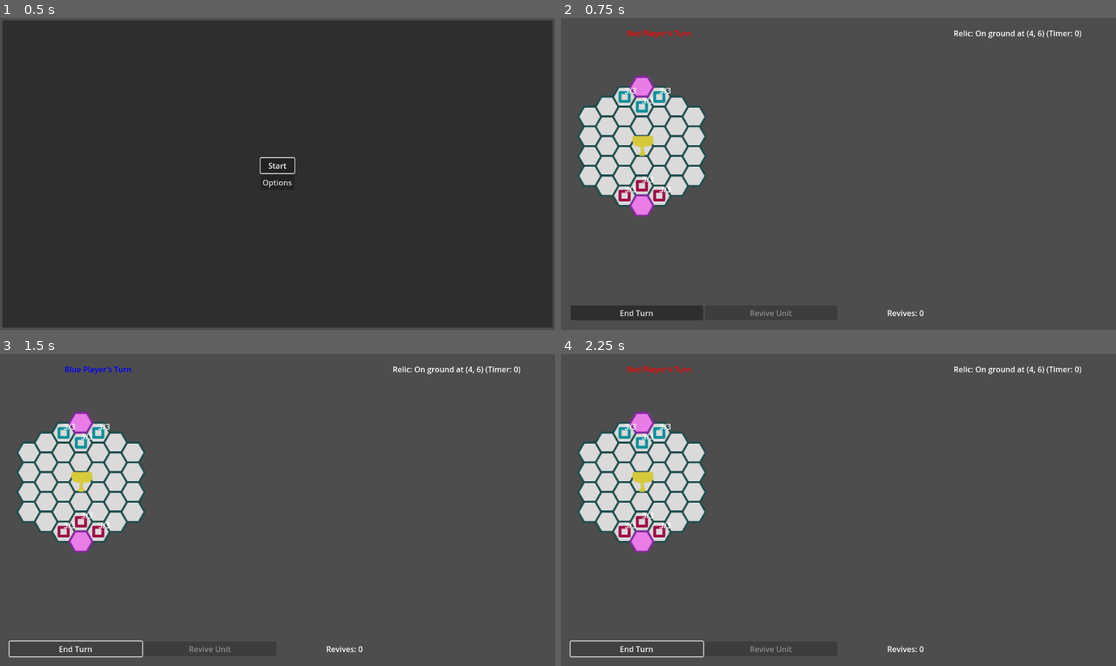
Above: before the commit, frames 1-4 (two rows, left to right).
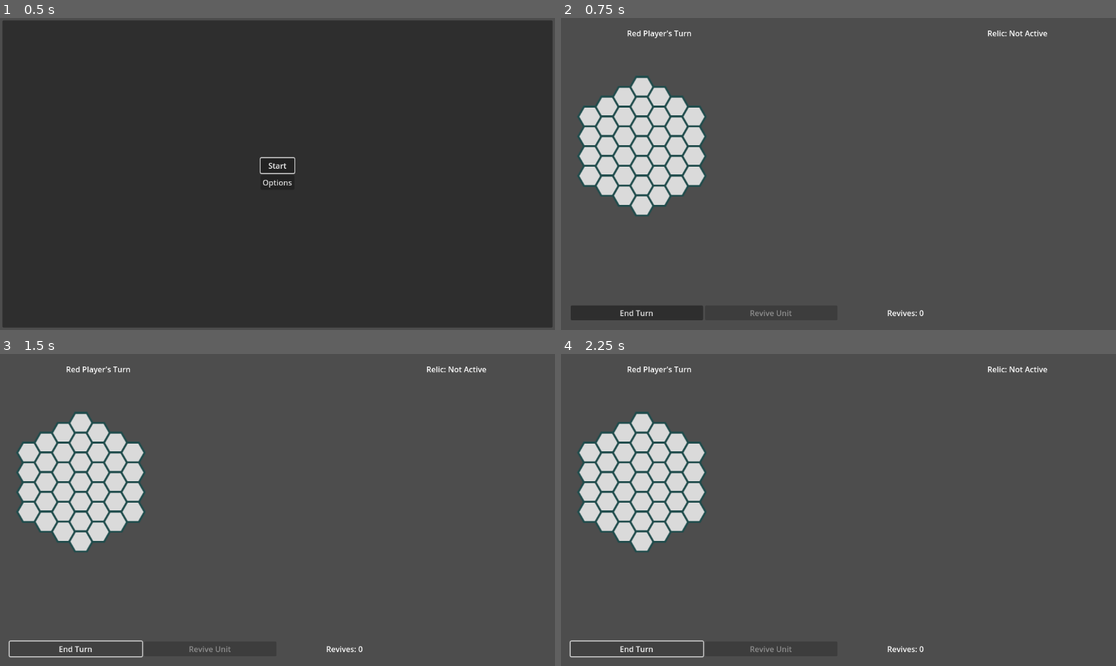
Above: after the commit, the same moments.

Repository: dokumor8/cursed_football
Game: Godot game, scene res://scenes/ui/main_menu.tscn
The game is run twice, just before and just after one commit, with the same random seed, the same clock (stepped at 60 frames per second) and the same inputs.
Inputs:
- Up to frame 1 (0.5 s): no input
- Up to frame 2 (0.75 s): click "Start" at 0.5 s
- Up to frame 3 (1.5 s): click "End Turn" at 1.25 s
- Up to frame 4 (2.25 s): click "End Turn" at 2 s

Frame 1 is identical in both runs. In frame 2, 1.5% of the frame differs, in the area x 10-94%, y 4-64%; in frame 3, 1.6%; in frame 4, 1.5%.
Error after the commit: Invalid access to property or key 'INITIAL_RELIC_POSITION' on a base object of type 'Nil'. (res://scripts/game/game_scene.gd:12)

Commit message:
Cleanup and preparation

Diff:
--- a/project.godot
+++ b/project.godot
@@ -15,6 +15,11 @@
 config/features=PackedStringArray("4.5", "GL Compatibility")
 config/icon="res://icon.svg"
 
+[autoload]
+
+GS="*res://scripts/game/game_state.gd"
+GC="*res://scripts/config/GameConstants.gd"
+
 [rendering]
 
 renderer/rendering_method="gl_compatibility"
--- a/scenes/game/unit.tscn
+++ b/scenes/game/unit.tscn
@@ -1,12 +1,22 @@
-[gd_scene load_steps=3 format=3 uid="uid://jycyc168htcb"]
+[gd_scene load_steps=2 format=3 uid="uid://jycyc168htcb"]
 
 [ext_resource type="Script" uid="uid://cajveesniluhk" path="res://scripts/game/unit.gd" id="2_ctwoc"]
-[ext_resource type="Texture2D" uid="uid://ci6okyab3w8dr" path="res://assets/images/objects/unit_red.png" id="2_s6378"]
 
 [node name="Unit" type="Node2D" groups=["units"]]
 script = ExtResource("2_ctwoc")
 
 [node name="Sprite2D" type="Sprite2D" parent="."]
-# Texture will be set in code based on conflict_side
-# This texture is just for editor visibility
-texture = ExtResource("2_s6378")
+
+[node name="HPLabel" type="Label" parent="."]
+anchors_preset = 8
+anchor_left = 0.5
+anchor_top = 0.5
+anchor_right = 0.5
+anchor_bottom = 0.5
+offset_left = -20.0
+offset_top = -11.5
+offset_right = 20.0
+offset_bottom = 11.5
+grow_horizontal = 2
+grow_vertical = 2
+size_flags_horizontal = 4
--- a/scenes/game/unit_selection.tscn
+++ b/scenes/game/unit_selection.tscn
@@ -1,7 +1,7 @@
 [gd_scene load_steps=3 format=3 uid="uid://cmqerym0l41j1"]
 
-[ext_resource type="Texture2D" uid="uid://clmf3qpkkyp7s" path="res://images/unit_highlight.png" id="1_2tafg"]
-[ext_resource type="Script" uid="uid://lye14jpm20yx" path="res://unit_selection.gd" id="1_op7d0"]
+[ext_resource type="Texture2D" uid="uid://clmf3qpkkyp7s" path="res://assets/images/ui/unit_highlight.png" id="1_2tafg"]
+[ext_resource type="Script" uid="uid://lye14jpm20yx" path="res://scripts/game/unit_selection.gd" id="1_op7d0"]
 
 [node name="UnitSelection" type="Node2D"]
 script = ExtResource("1_op7d0")
--- a/scripts/game/game_scene.gd
+++ b/scripts/game/game_scene.gd
@@ -1,7 +1,4 @@
 extends Node2D
-
-# Preload GameConstants to access its static members
-const GC = preload("res://scripts/config/GameConstants.gd")
 
 @onready var terrain_layer: TileMapLayer = $TileMapLayer
 @onready var highlight_layer: TileMapLayer = $HighlightLayer
@@ -15,7 +12,6 @@
 var relic_position: Vector2i = GC.INITIAL_RELIC_POSITION  # Center of map
 var relic_holder: Unit = null  # Which unit is holding the relic
 
-
 var start_locations_1: Array[Vector2i] = GC.RED_SPAWN_POSITIONS
 var home_location_1 = GC.RED_GOAL_POSITION
 var start_locations_2: Array[Vector2i] = GC.BLUE_SPAWN_POSITIONS
@@ -52,7 +48,6 @@
 var game_over_menu: PopupPanel = null
 
 
-
 # Called when the node enters the scene tree for the first time.
 func _ready() -> void:
 
@@ -163,7 +158,7 @@
     previous_holder.drop_relic()
 
     # New holder takes the relic with current global timer
-    new_holder.transfer_relic(relic_timer)
+    new_holder.become_relic_holder(relic_timer)
     relic_holder = new_holder
 
     # Update relic status UI
--- /dev/null
+++ b/scripts/game/game_state.gd
@@ -0,0 +1,12 @@
+extends Node
+
+
+var game_state: Dictionary = {
+    "units": [
+    ],
+    "relic_timer": 0,
+    "relic_taken": false,
+    "red_revives": 0,
+    "blue_revives": 0,
+    "currently_turn_of_player": "red"
+}
--- a/scripts/game/unit.gd
+++ b/scripts/game/unit.gd
@@ -1,7 +1,5 @@
 class_name Unit
 extends Node2D
-
-const GC = preload("res://scripts/config/GameConstants.gd")
 
 @export var conflict_side: int = 1
 @export var grid_position: Vector2i
@@ -18,7 +16,7 @@
 var is_relic_holder: bool = false
 
 @onready var sprite: Sprite2D = $Sprite2D
-@onready var hp_label: Label
+@onready var hp_label: Label = $HPLabel
 
 # Called when the node enters the scene tree for the first time.
 func _ready() -> void:
@@ -31,9 +29,7 @@
     movement_left = speed
     # Initialize HP
     current_hp = max_hp
-
-    # Create HP label
-    _create_hp_label()
+    # Fill HP label
     _update_hp_label()
 
 # Reset movement and attack status at start of player's turn
@@ -72,6 +68,7 @@
     is_relic_holder = true
     _update_relic_sprite()
     apply_relic_effects(timer)
+    # Unit is stunned on the same turn it becomes a relic holder
     movement_left = 0
     print("Unit became relic holder with timer:", timer)
 
@@ -102,35 +99,14 @@
 
     print("Relic holder effects: timer=", timer, ", speed=", movement_left, ", attack=", attack_power)
 
-# Transfer relic from another unit (for stealing) - timer passed from game scene
-func transfer_relic(timer: int) -> void:
-    is_relic_holder = true
-    _update_relic_sprite()
-    apply_relic_effects(timer)
-    movement_left = 0
-    print("Relic transferred to unit. Global timer:", timer)
-
 # Drop relic (when unit dies or otherwise loses relic)
 func drop_relic() -> void:
     is_relic_holder = false
     _update_relic_sprite()
     # Reset to normal stats
     movement_left = speed
-    attack_power = 1
+    attack_power = GC.UNIT_ATTACK_POWER
     print("Unit dropped relic")
-
-
-func _create_hp_label() -> void:
-    # Create a label to show HP above the unit
-    hp_label = Label.new()
-    hp_label.name = "HPLabel"
-    hp_label.horizontal_alignment = HORIZONTAL_ALIGNMENT_CENTER
-    hp_label.vertical_alignment = VERTICAL_ALIGNMENT_CENTER
-    hp_label.position = Vector2(0, -25)  # Position above the unit
-    hp_label.add_theme_font_size_override("font_size", 16)
-    hp_label.add_theme_color_override("font_color", Color.WHITE)
-    add_child(hp_label)
-
 
 func _update_hp_label() -> void:
     # Update the HP label text
Not shown, added: scripts/game/game_state.gd.uid
